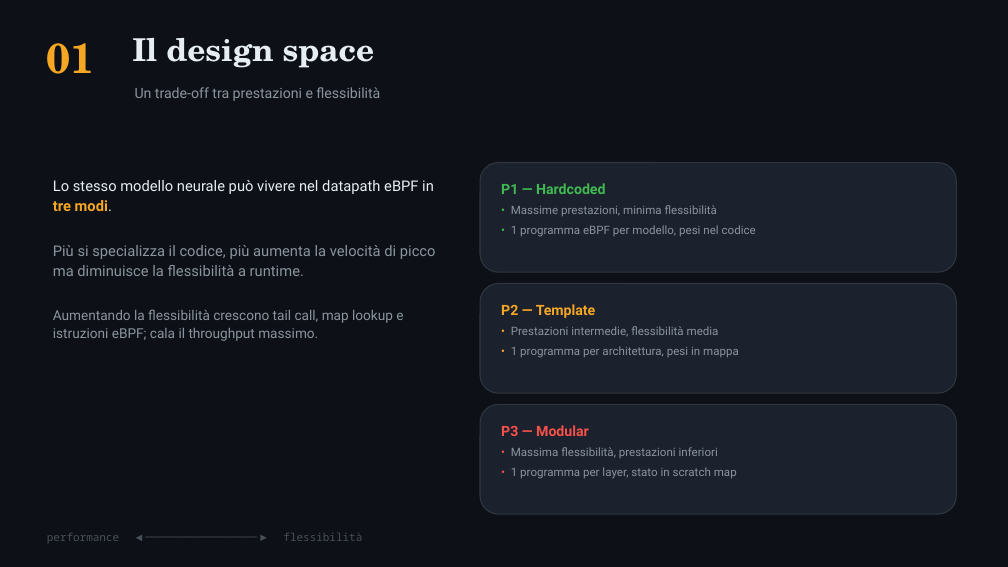
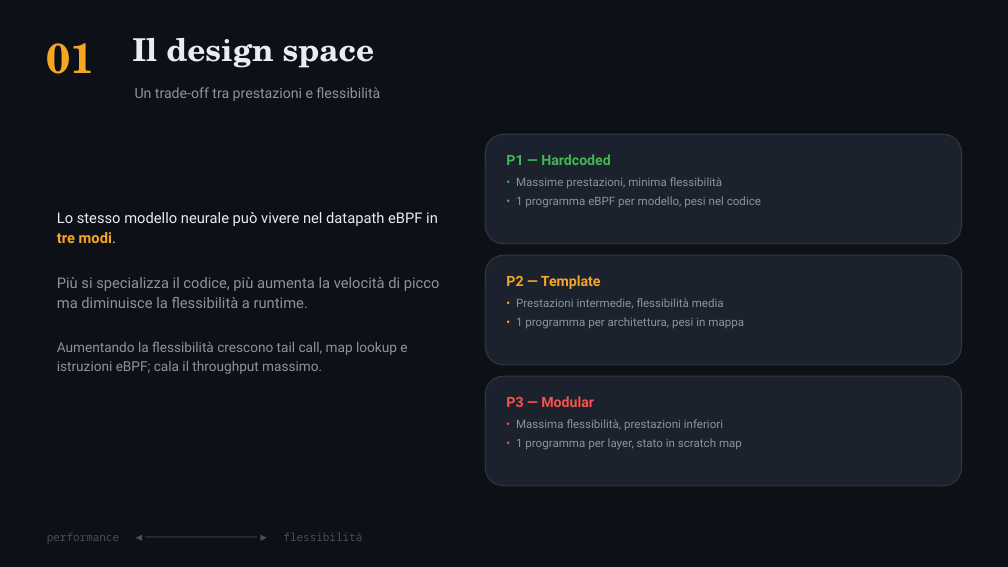
Before and after one commit to ettore-cantile/ipa_lab, a slide deck: slide 2 of docs/IPA_eBPF_pipelines.pptx. Drawn at 1008x567 pixels with LibreOffice and Linux fonts; fonts in the diff are those of the drawing. Boxes give left, top, right and bottom in pixels: in the first picture for what was removed or moved away, otherwise in the second. Text is boxed around its words. In the diff, an @@ line names an element or a change of style, - is before the commit and + after.

```diff
--- a/docs/IPA_eBPF_pipelines.pptx
+++ b/docs/IPA_eBPF_pipelines.pptx
@@ text "Lo stesso modello neurale può ...": place and size @@
-text "Lo stesso modello neurale può ..." at bbox=[53, 180, 436, 341]
+text "Lo stesso modello neurale può ..." at bbox=[57, 212, 440, 374]
@@ 3 texts, 3 rounded rectangles: place and size @@
-3 texts, 3 rounded rectangles at bbox=[480, 163, 957, 514]
+3 texts, 3 rounded rectangles at bbox=[485, 135, 962, 486]
```
Also in this commit, not shown: 6 other slides changed.
